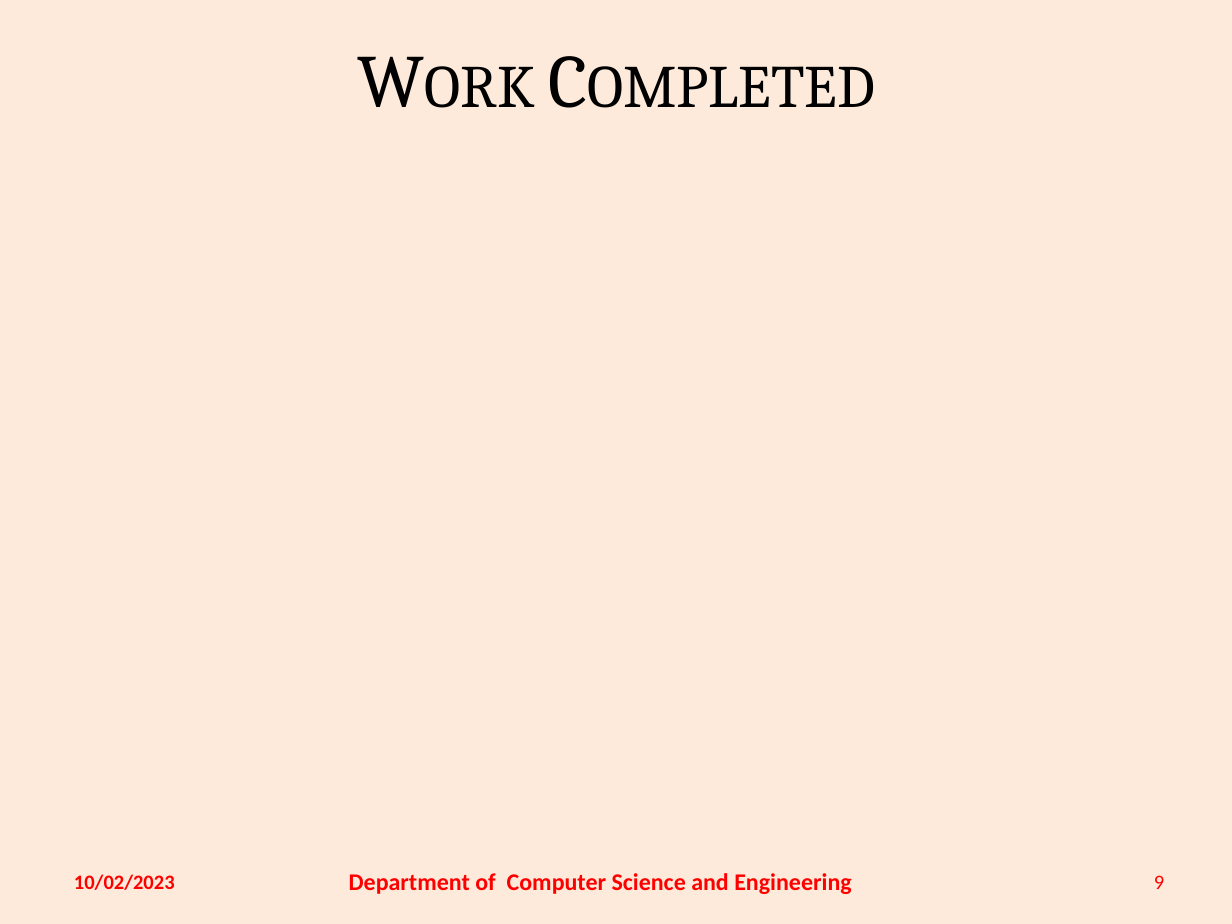
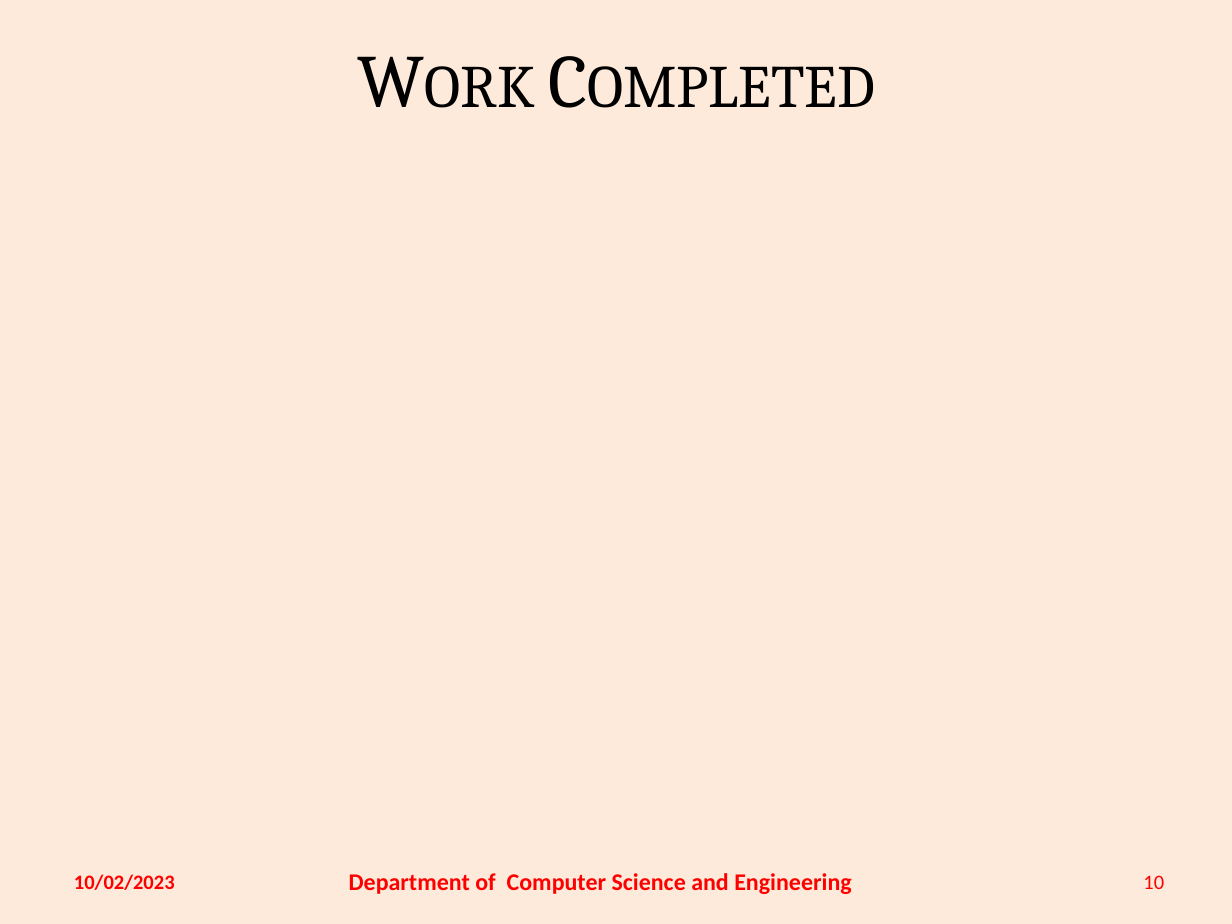
Before and after one commit to thatNitinVinayak/Inventory-Management-using-IoT, a slide deck: slide 10 of Review/Review 1/19C0-59,62,77 Review1 (18CS810) - incomplete.pptx (slide 9 before the commit). Drawn at 1232x924 pixels with LibreOffice and Linux fonts; fonts in the diff are those of the drawing. Boxes give left, top, right and bottom in pixels: in the first picture for what was removed or moved away, otherwise in the second. Text is boxed around its words. In the diff, an @@ line names an element or a change of style, - is before the commit and + after.

```diff
--- a/Review/Review 1/19C0-59,62,77 Review1 (18CS810) - incomplete.pptx
+++ b/Review/Review 1/19C0-59,62,77 Review1 (18CS810) - incomplete.pptx
@@ page number added at (1143, 875, 1164, 889), 12 pt, text #FF0000 @@
+10
@@ page number removed at (1154, 875, 1164, 889) @@
-9
```
Also in this commit, not shown: 3 other slides changed, 1 slide added, 1 other file.
